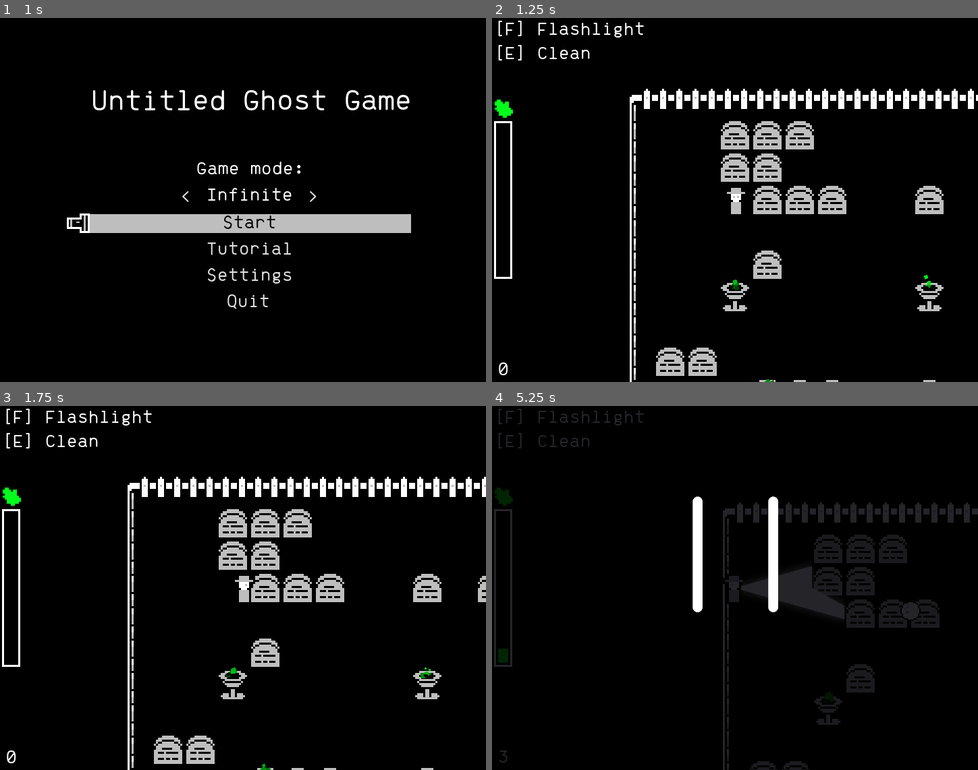
Above: before the commit, frames 1-4 (two rows, left to right).
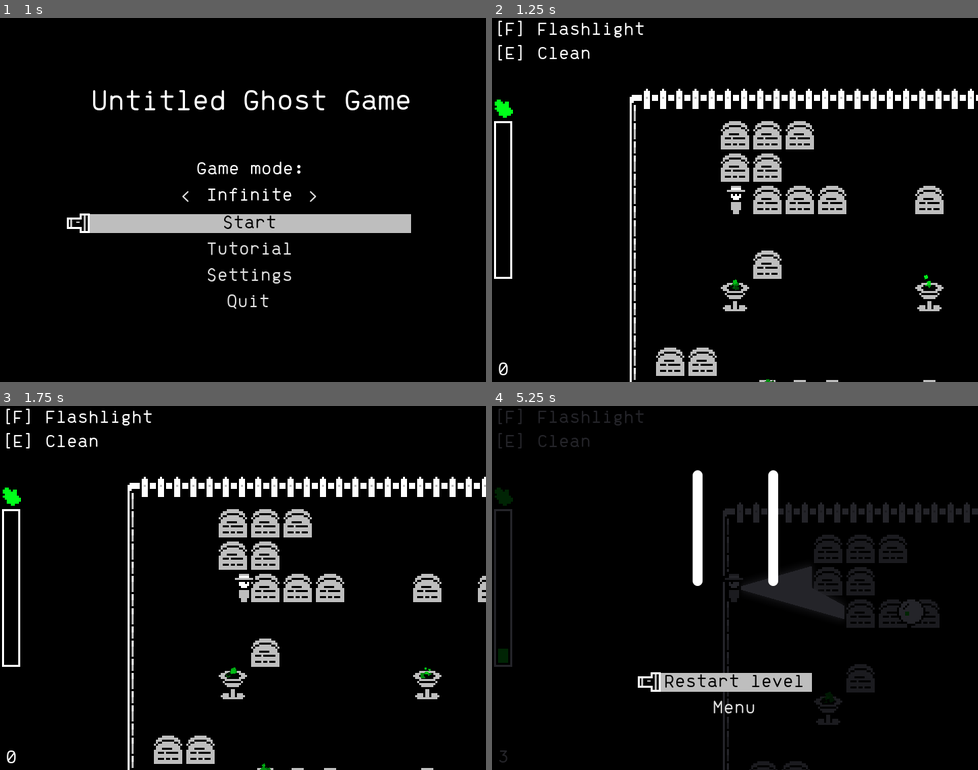
Above: after the commit, the same moments.

Repository: lucille-d/pixelles-2021
Game: Godot game, scene res://scenes/menus/Menu.tscn
Same seed, same stepped clock (60 frames per second), same inputs: the game is played once before the commit and once after it. Sound files missing from this copy of the repository are replaced by a short silence.
Inputs (mouse positions are in pixels of both pictures, inside the frame that each line leads up to):
- Up to frame 1 (1 s): click "Start" at 0.5 s
- Up to frame 2 (1.25 s): no input
- Up to frame 3 (1.75 s): tap Enter (ui_accept) at 1.25, 1.52 s; move the mouse to (349, 569) at 1.27 s; hold D (move_right) from 1.28 s (still down); tap F (activate_light) at 1.35 s
- Up to frame 4 (5.25 s): tap Enter (ui_accept) at 2, 2.27, 3.77, 4.52 s; move the mouse to (637, 606) at 2.02 s; release D (move_right) at 2.03 s; hold S (move_down) 2.03-2.78 s; tap E (clean) at 2.1, 3.6 s; move the mouse to (783, 507) at 2.77 s; hold D (move_right) 2.78-3.53 s; tap F (activate_light) at 2.85, 4.35 s; move the mouse to (710, 660) at 3.52 s; hold W (move_up) 3.53-4.28 s; move the mouse to (880, 642) at 4.27 s; hold A (move_left) 4.28-5 s; tap Space (pause) at 4.9 s; click (735, 682) at 5 s, where only the run after the commit has a clickable "Restart level"

Frame 1 is identical in both runs. In frame 2, less than 0.1% of the frame differs, in the area x 48-53%, y 46-54%; in frame 3, less than 0.1%; in frame 4, 2.5%, in the area x 30-90%, y 17-85%.

Commit message:
(feat) graphics changes + fixed pause menu buttons

Diff:
--- a/scenes/levels/Game.gd
+++ b/scenes/levels/Game.gd
@@ -22,6 +22,7 @@
 
 func _ready():
 	Global.connect("pause", self, "on_pause")
+	Global.set_pause(false)
 	if Global.game_mode == 1:
 		ui_timebar.show()
 		ui_timer.hide()
--- a/scenes/levels/Game.tscn
+++ b/scenes/levels/Game.tscn
@@ -121,7 +121,6 @@
 }
 
 [node name="RestartButton" parent="GUI/PauseOverlay/VBoxContainer" instance=ExtResource( 3 )]
-visible = false
 anchor_right = 0.0
 margin_top = 130.0
 margin_right = 74.0
@@ -130,7 +129,6 @@
 global_method = "restart"
 
 [node name="QuitButton" parent="GUI/PauseOverlay/VBoxContainer" instance=ExtResource( 3 )]
-visible = false
 anchor_right = 0.0
 margin_top = 144.0
 margin_right = 74.0
--- a/scenes/menus/HoverButton.gd
+++ b/scenes/menus/HoverButton.gd
@@ -5,6 +5,9 @@
 onready var click_sound = $ClickSound
 
 export var global_method = "to_settings"
+
+func _ready():
+	pause_mode = PAUSE_MODE_PROCESS
 
 func _on_HoverButton_mouse_entered():
 	hover_sound.play()
--- a/scenes/nodes/Ghost.gd
+++ b/scenes/nodes/Ghost.gd
@@ -5,6 +5,7 @@
 onready var Goo = preload("Goo.tscn")
 
 onready var sprite = $Sprite
+onready var eye_sprite = $Sprite/EyeSprite
 onready var anim_player = $AnimationPlayer
 onready var goo_container = get_parent().find_node("GooContainer")
 
@@ -17,6 +18,9 @@
 var dying = false
 var goo_timer = randi() % 4 + 2
 
+func _ready():
+	eye_sprite.modulate = Global.accent_color
+
 func _process(delta):
 	if dying: return
 
@@ -27,21 +31,26 @@
 
 	if direction == 1:
 		sprite.region_rect.position.x = 32
+		eye_sprite.region_rect.position.x = 80
 		position.x = position.x + SPEED * delta * facing
 		if position.x > 200:
 			sprite.flip_h = true
+			eye_sprite.flip_h = true
 			facing = -1
 		if position.x < 20:
 			sprite.flip_h = false
+			eye_sprite.flip_h = false
 			facing = 1
 
 	else:
 		position.y = position.y + SPEED * delta * facing
 		if position.y > 150:
 			sprite.region_rect.position.x = 16
+			eye_sprite.region_rect.position.x = 64
 			facing = -1
 		if position.y < 20:
 			sprite.region_rect.position.x = 0
+			eye_sprite.region_rect.position.x = 48
 			facing = 1
 
 func hit_by_light():
--- a/scenes/nodes/Ghost.tscn
+++ b/scenes/nodes/Ghost.tscn
@@ -18,6 +18,18 @@
 tracks/0/keys = {
 "times": PoolRealArray( 0, 0.5, 1 ),
 "transitions": PoolRealArray( 1, 1, -2 ),
+"update": 0,
+"values": [ Vector2( 0, 0 ), Vector2( 3, 3 ), Vector2( 0, 0 ) ]
+}
+tracks/1/type = "value"
+tracks/1/path = NodePath("Sprite/EyeSprite:offset")
+tracks/1/interp = 1
+tracks/1/loop_wrap = true
+tracks/1/imported = false
+tracks/1/enabled = true
+tracks/1/keys = {
+"times": PoolRealArray( 0, 0.5, 1 ),
+"transitions": PoolRealArray( 1, 1, 1 ),
 "update": 0,
 "values": [ Vector2( 0, 0 ), Vector2( 3, 3 ), Vector2( 0, 0 ) ]
 }
@@ -50,6 +62,18 @@
 "method": "queue_free"
 } ]
 }
+tracks/2/type = "value"
+tracks/2/path = NodePath("Sprite/EyeSprite:scale")
+tracks/2/interp = 1
+tracks/2/loop_wrap = true
+tracks/2/imported = false
+tracks/2/enabled = false
+tracks/2/keys = {
+"times": PoolRealArray( 0, 0.2, 0.7 ),
+"transitions": PoolRealArray( 1, 1, 1 ),
+"update": 0,
+"values": [ Vector2( 1, 1 ), Vector2( 1.2, 1 ), Vector2( 0, 0 ) ]
+}
 
 [node name="Ghost" type="RigidBody2D"]
 collision_layer = 2
@@ -59,10 +83,15 @@
 script = ExtResource( 2 )
 
 [node name="Sprite" type="Sprite" parent="."]
-scale = Vector2( 0.72, 0.72 )
 texture = ExtResource( 1 )
 region_enabled = true
 region_rect = Rect2( 0, 32, 16, 16 )
+
+[node name="EyeSprite" type="Sprite" parent="Sprite"]
+modulate = Color( 1, 0, 0, 1 )
+texture = ExtResource( 1 )
+region_enabled = true
+region_rect = Rect2( 48, 32, 16, 16 )
 
 [node name="CollisionShape2D" type="CollisionShape2D" parent="."]
 shape = SubResource( 1 )
--- a/scenes/nodes/ui/UIBar.tscn
+++ b/scenes/nodes/ui/UIBar.tscn
@@ -37,7 +37,7 @@
 margin_left = 8.0
 margin_top = 127.0
 margin_right = 13.0
-margin_bottom = 188.0
+margin_bottom = 127.0
 grow_vertical = 0
 rect_rotation = 180.0
 size_flags_vertical = 9
--- a/scripts/Global.gd
+++ b/scripts/Global.gd
@@ -30,11 +30,14 @@
 
 	if Input.is_action_just_pressed("pause"):
 		var is_paused = get_tree().paused
-		get_tree().paused = !is_paused
-		emit_signal("pause", !is_paused)
+		set_pause(!is_paused)
 
 func start_game():
 	get_tree().change_scene_to(GameScene)
+
+func set_pause(value):
+	get_tree().paused = value
+	emit_signal("pause", value)
 
 func to_tutorial():
 	get_tree().change_scene_to(TutorialScene)
Binary file changed: assets/sprites/spritesheet.png
